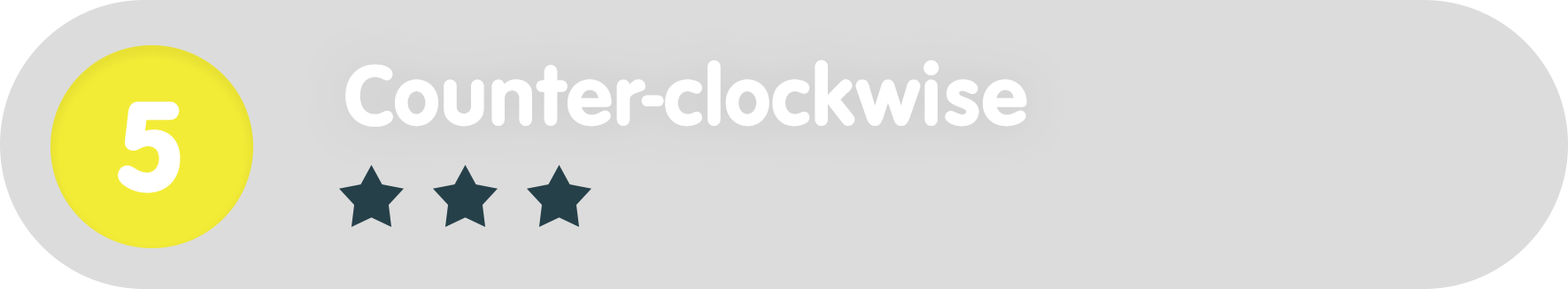
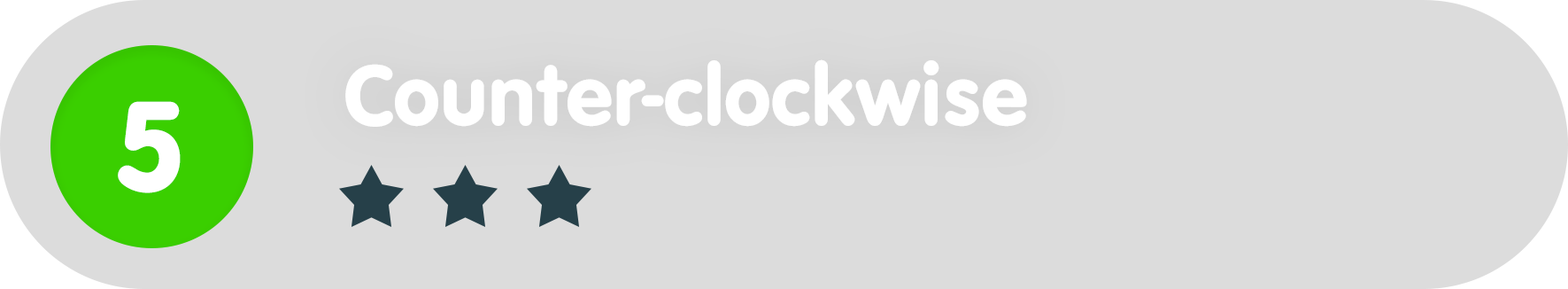
Layers edited between the first and the second 1568 × 289 image:
painted on "Ellipse_green" over (50, 45, 254, 248)
